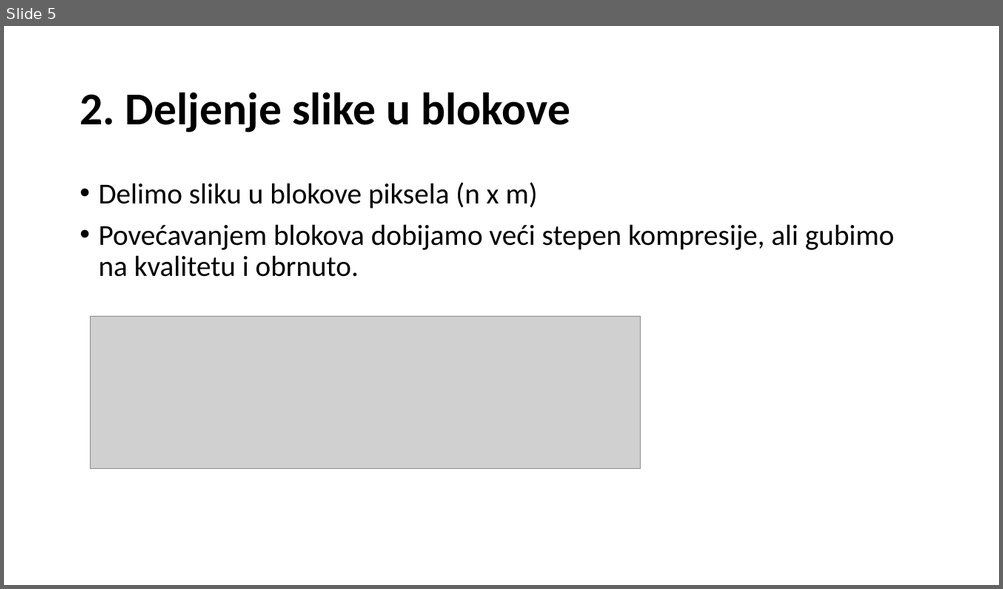
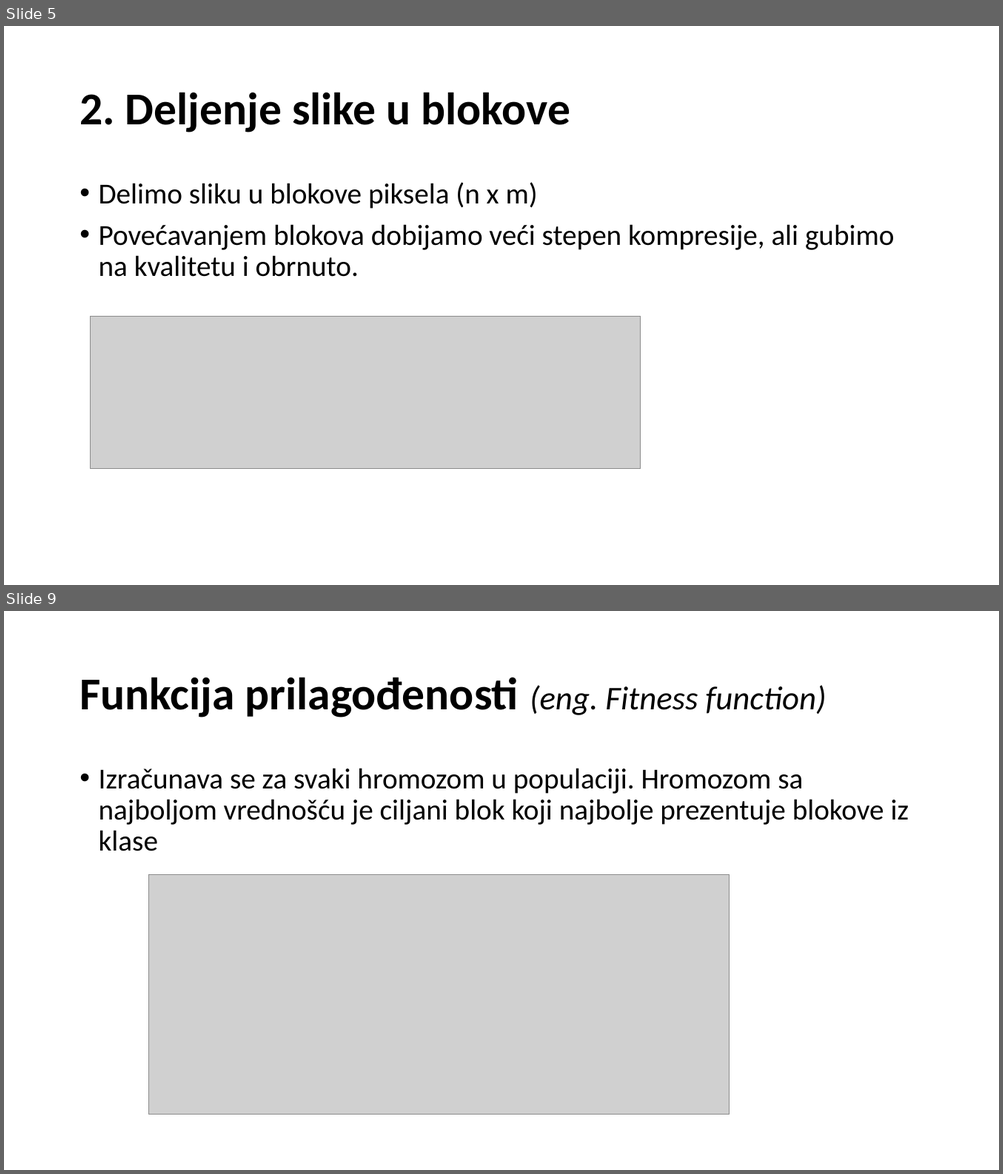
Before and after one commit to filipl41/NI_Image_compress, a slide deck: Primena genetskog algoritma u kompresiji slika.pptx. Shown one above the other, each under a label of ours: slide 5 before the commit, slides 5 and 9 after it; the slides between them are not shown. The pictures are 1003x589 and 1003x1174 pixels, drawn with LibreOffice and Linux fonts; fonts in the diff are those of the drawing; grey boxes stand for pictures. Boxes give left, top, right and bottom in pixels: in the first picture for what was removed or moved away, otherwise in the second. Text is boxed around its words. In the diff, an @@ line names an element or a change of style, - is before the commit and + after.

```diff
--- a/Primena genetskog algoritma u kompresiji slika.pptx
+++ b/Primena genetskog algoritma u kompresiji slika.pptx
@@ slide 9 added at [4,611,999,1170], background #FFFFFF @@
@@ title added at [79,677,826,718], 44 pt, text #000000, bold @@
+Funkcija prilagođenosti (eng. Fitness function)
@@ text added at [99,768,908,851], 28 pt, text #000000 @@
+• Izračunava se za svaki hromozom u populaciji. Hromozom sa najboljom vrednošću je ciljani blok koji najbolje prezentuje blokove iz klase
@@ picture added at [149,874,729,1115] @@
```
Also in this commit, not shown: 2 slides changed, 10 other slides added, 1 slide removed, 1 other file.
